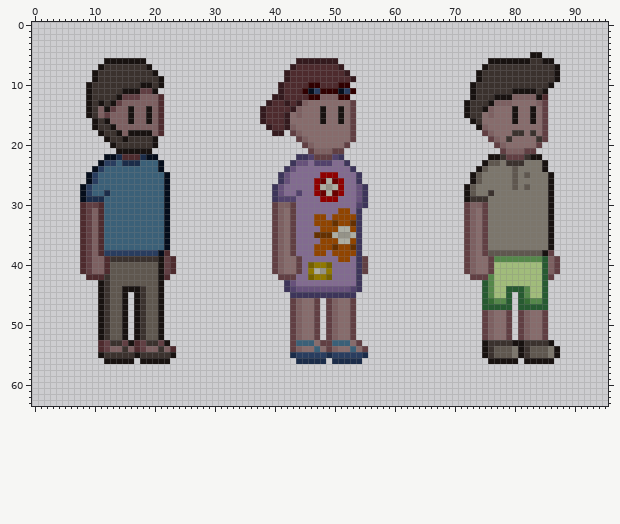
Two versions of one pixel-art file, assets/img/morador de rua.aseprite. Above: the version before the commit.
96x64 pixels, 1 frame.
The same view after the edit:
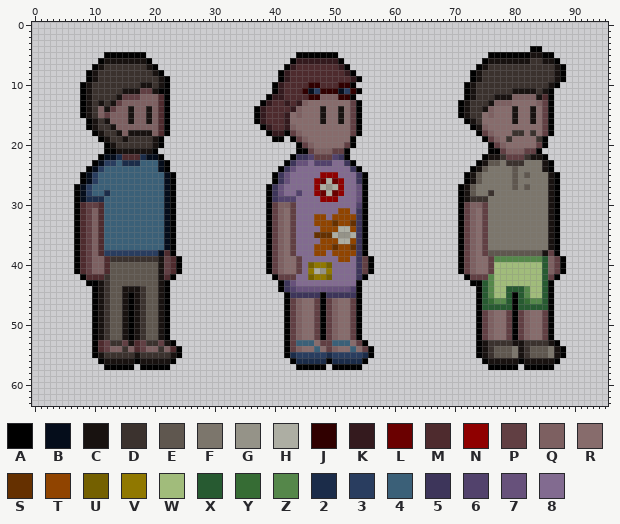
Palette (. is transparent): A #000000  B #050d1b  C #181210  D #3b322e  E #5f574f  F #7c766c  G #959388  H #adaea3  J #300000  K #341a1e  L #6a0000  M #4e2b2e  N #8f0000  P #613f43  Q #7d6061  R #876c6c  S #653000  T #904400  U #746000  V #907800  W #a1bc7b  X #275a31  Y #366c34  Z #55874a  2 #1b2c49  3 #293d5f  4 #3b6078  5 #3d355a  6 #52426c  7 #67517b  8 #826b90
From the commit log: Adicionando contornos a todos os personagens e finalizando cenário da Praça da Sé
Edits made:
layer "CONTORNO" added
Layer "CONTORNO":
The author put colour A in row 4 at x 83 to 84; in row 5 at x 12 to 18, 44 to 50, 76 to 82 and 85 to 86; in row 6 at x 11, 19, 43, 51, 75 and 87; in row 7 at x 10, 20, 42, 52, 74 and 88; in row 8 at x 9, 21, 41, 53, 73 and 88; in row 9 at x 9, 22, 41, 54, 73 and 88.
The author put colour A in row 10 at x 8, 22, 40, 53, 72 and 87; in row 11 at x 8, 21 to 22, 40, 54, 72 and 86; in row 12 at x 8, 22, 39, 53, 72 and 86; in row 13 at x 8, 22, 38, 54, 71 and 86; in rows 14 to 15 at x 8, 22, 37, 54, 71 and 86; in row 16 at x 9, 22, 37, 54, 72 and 86.
The author put colour A in row 17 at x 9, 22, 38, 54, 73 and 86; in row 18 at x 10, 22, 39, 42, 54, 74 and 86; in row 19 at x 11, 21, 40 to 41, 43 and 75; in row 20 at x 12, 21, 44, 53, 76 and 85; in row 21 at x 12 to 13, 20, 44 to 45, 52, 76 to 77 and 84; in row 22 at x 11, 21, 43, 52, 75 and 85.
The author put colour A in row 23 at x 10, 22, 42, 53, 74 and 86; in row 24 at x 9, 22, 41, 54, 73 and 86; in rows 25 to 26 at x 8, 23, 40, 55, 72 and 87; in rows 27 to 30 at x 7, 23, 39, 71 and 87; in rows 31 to 38 at x 7, 23, 39, 55, 71 and 87; in rows 39 to 41 at x 7, 24, 39, 56, 71 and 88.
The author put colour A in row 42 at x 8, 23, 40, 55, 72 and 87; in row 43 at x 9 to 10, 22, 41, 73 to 74 and 86; in row 44 at x 10, 22, 41, 74 and 86; in row 45 at x 10, 16, 22, 42, 54, 74, 80 and 86; in rows 46 to 52 at x 10, 16, 22, 42, 48, 54, 74, 80 and 86; in row 53 at x 10, 23, 42, 55, 74 and 87.
The author put colour A in rows 54 to 55 at x 10, 24, 42, 56, 74 and 88; in row 56 at x 11, 17, 23, 43, 49, 55, 75, 81 and 87; in row 57 at x 12 to 16, 18 to 22, 44 to 48, 50 to 54, 76 to 80 and 82 to 86.
Colour 5 becomes colour A in rows 27 to 30 at x 55; in rows 43 to 44 at x 54; in row 45 at x 48.
Colour P becomes colour A in row 19 at x 53 and 85.
Boxes around the changes in both pictures, in picture pixels (x1, y1, x2, y2):
changed: (458, 46, 566, 370)
added: (74, 52, 182, 370)
changed: (254, 52, 374, 370)
